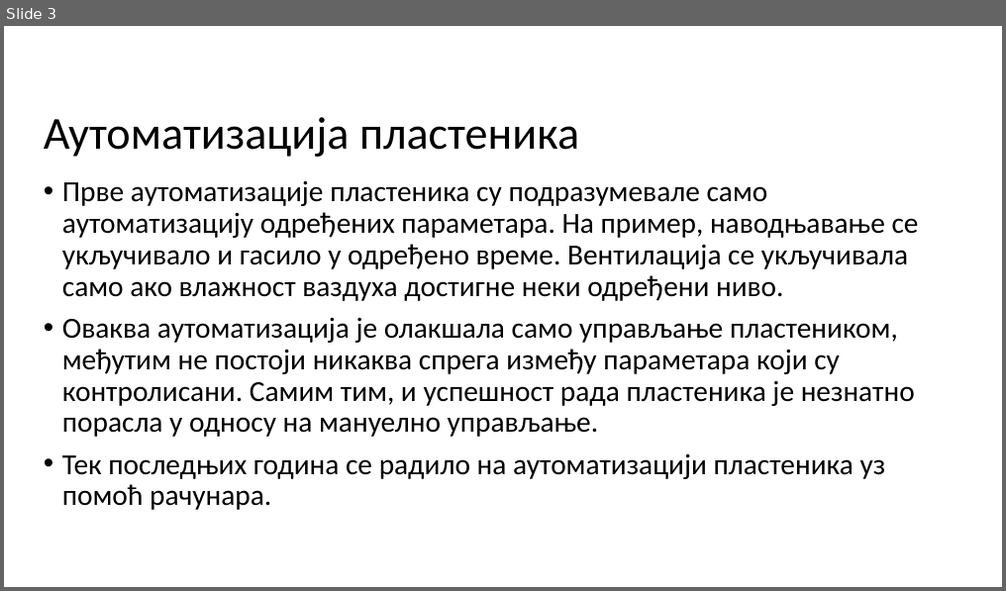
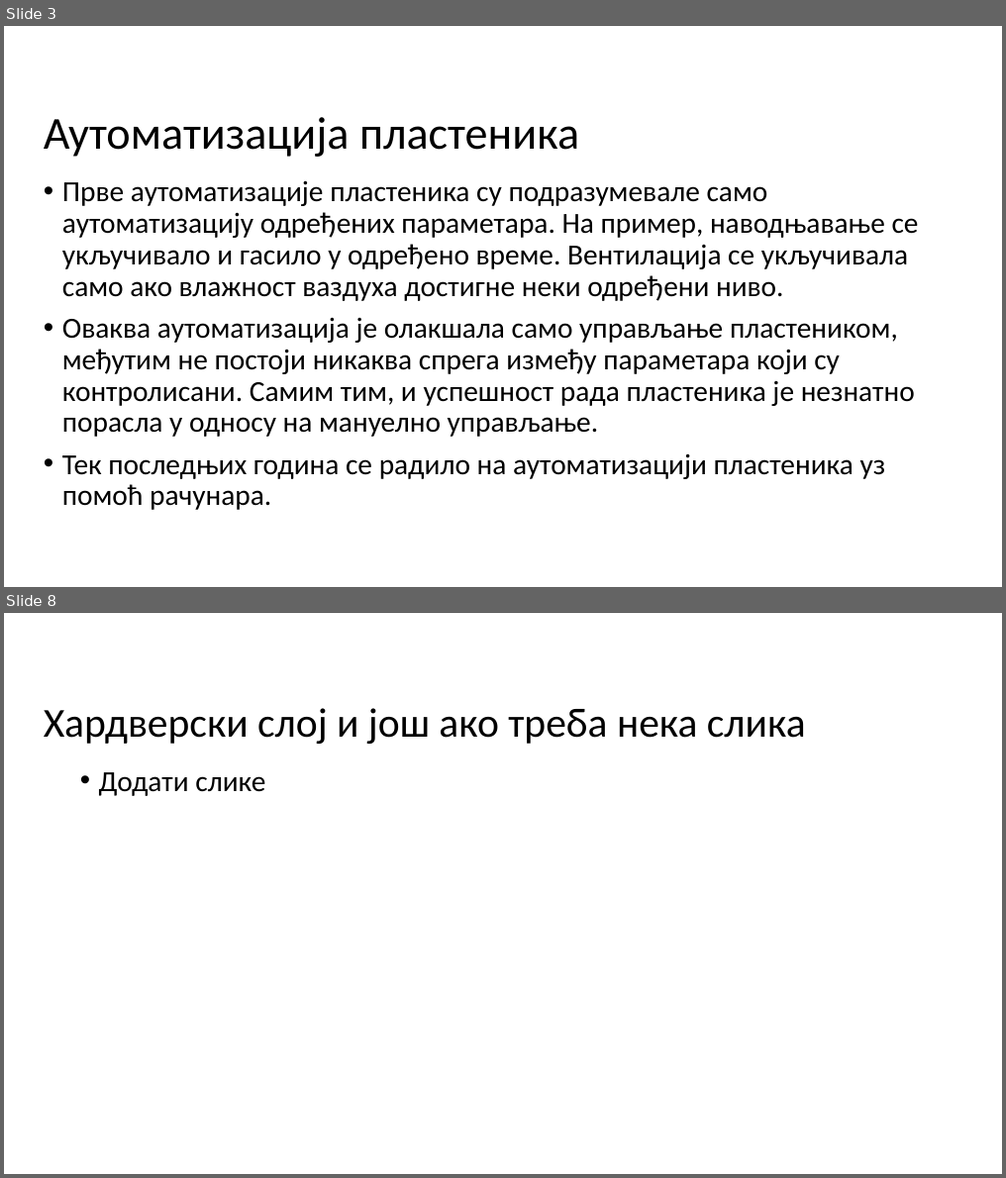
Before and after one commit to bozzano101/FuzzyGreenhouse, a slide deck: Presentation/Presentation.pptx. Shown one above the other, each under a label of ours: slide 3 before the commit, slides 3 and 8 after it; the slides between them are not shown. The pictures are 1006x591 and 1006x1178 pixels, drawn with LibreOffice and Linux fonts; fonts in the diff are those of the drawing; background and template pictures are left out. Boxes give left, top, right and bottom in pixels: in the first picture for what was removed or moved away, otherwise in the second. Text is boxed around its words. In the diff, an @@ line names an element or a change of style, - is before the commit and + after.

```diff
--- a/Presentation/Presentation.pptx
+++ b/Presentation/Presentation.pptx
@@ slide 8 added at bbox=[4, 613, 1002, 1174], background #FFFFFF @@
@@ title added at bbox=[44, 708, 806, 744], 39.6 pt, text #000000 @@
+Хардверски слој и још ако треба нека слика
@@ text added at bbox=[99, 772, 265, 796], 28 pt, text #000000 @@
+• Додати слике
```
Also in this commit, not shown: 1 slide changed, 6 other slides added, 1 slide removed.
